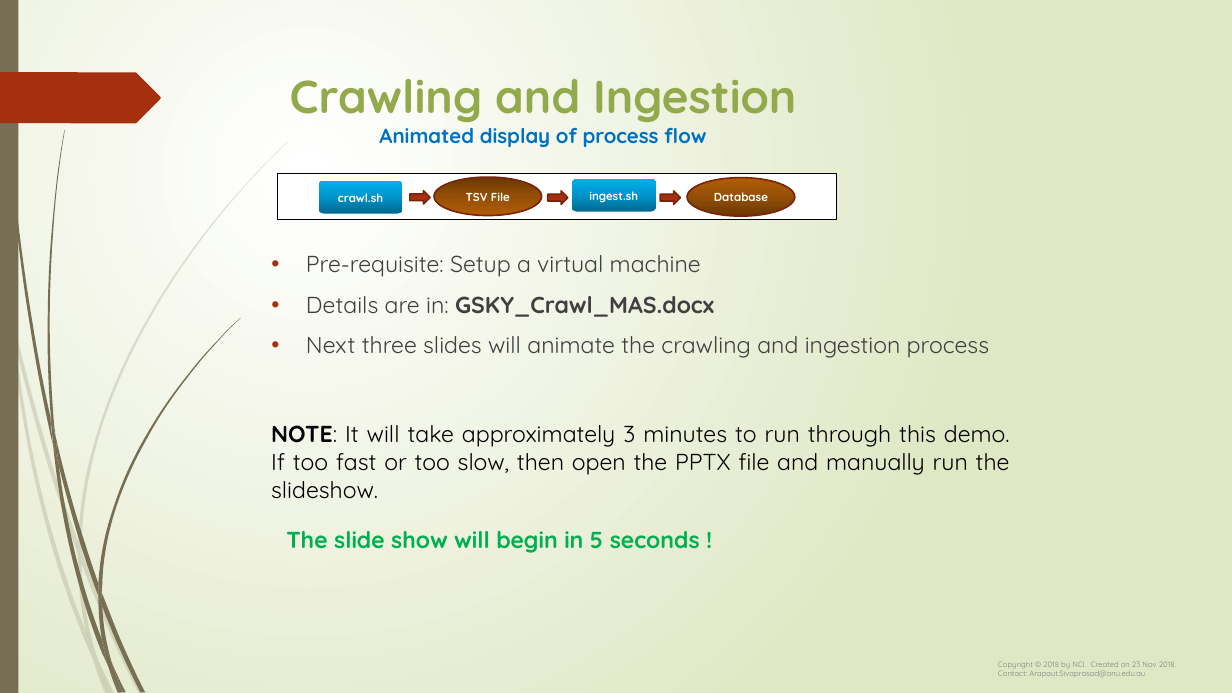
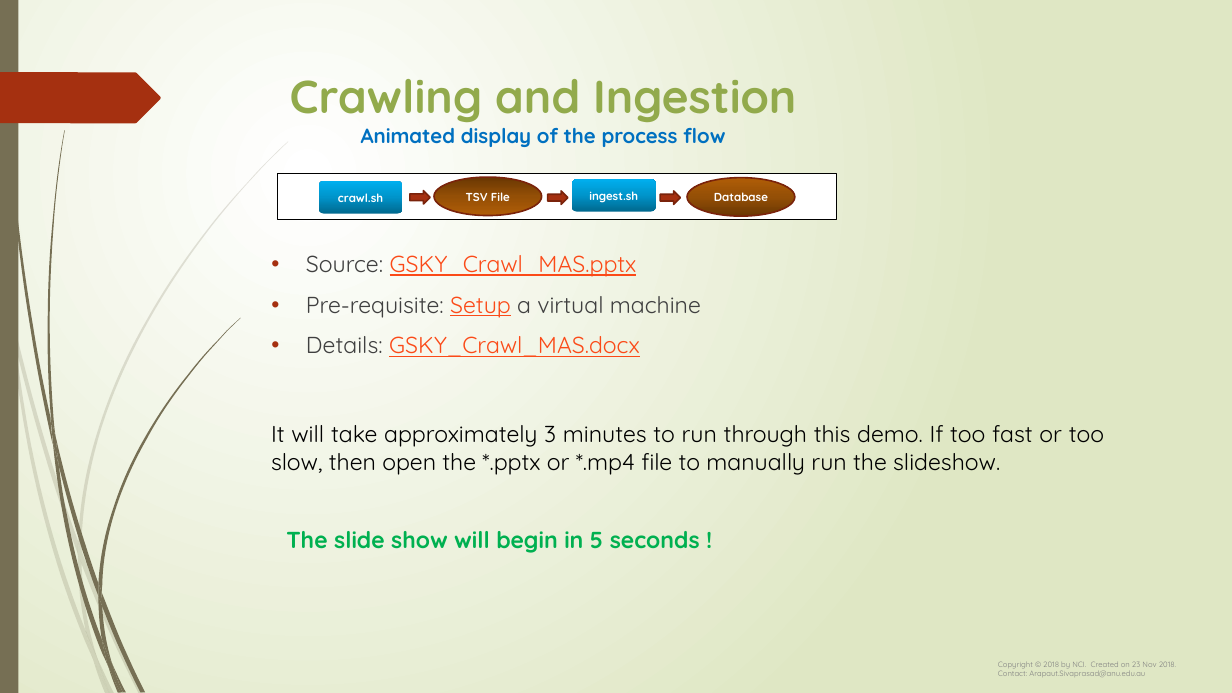
Before and after one commit to nci/gsky, a slide deck: slide 1 of crawl/GSKY_Crawl_MAS.pptx. Drawn at 1232x693 pixels with LibreOffice and Linux fonts; fonts in the diff are those of the drawing; background and template pictures are left out. Boxes give left, top, right and bottom in pixels: in the first picture for what was removed or moved away, otherwise in the second. Text is boxed around its words. In the diff, an @@ line names an element or a change of style, - is before the commit and + after.

```diff
--- a/crawl/GSKY_Crawl_MAS.pptx
+++ b/crawl/GSKY_Crawl_MAS.pptx
@@ title at (x1=290, y1=79, x2=796, y2=147): text changed @@
-Crawling and Ingestion
-Animated display of process flow
+Crawling and Ingestion
+Animated display of the process flow
@@ text at (x1=306, y1=255, x2=637, y2=277): paragraph added @@
+• Source: GSKY_Crawl_MAS.pptx
@@ text at (x1=306, y1=296, x2=701, y2=318): text colour #404040 to #FB4A18, underline on in "Setup" @@
@@ text at (x1=306, y1=336, x2=640, y2=357): text changed; text colour #404040 to #FB4A18 @@
-• Details are in: GSKY_Crawl_MAS.docx
-• Next three slides will animate the crawling and ingestion process
+• Details: GSKY_Crawl_MAS.docx
@@ text at (x1=271, y1=425, x2=1104, y2=475): text changed @@
-NOTE: It will take approximately 3 minutes to run through this demo. If too fast or too slow, then open the PPTX file and manually run the slideshow.
+It will take approximately 3 minutes to run through this demo. If too fast or too slow, then open the *.pptx or *.mp4 file to manually run the slideshow.
```
Also in this commit, not shown: 2 other slides changed.
